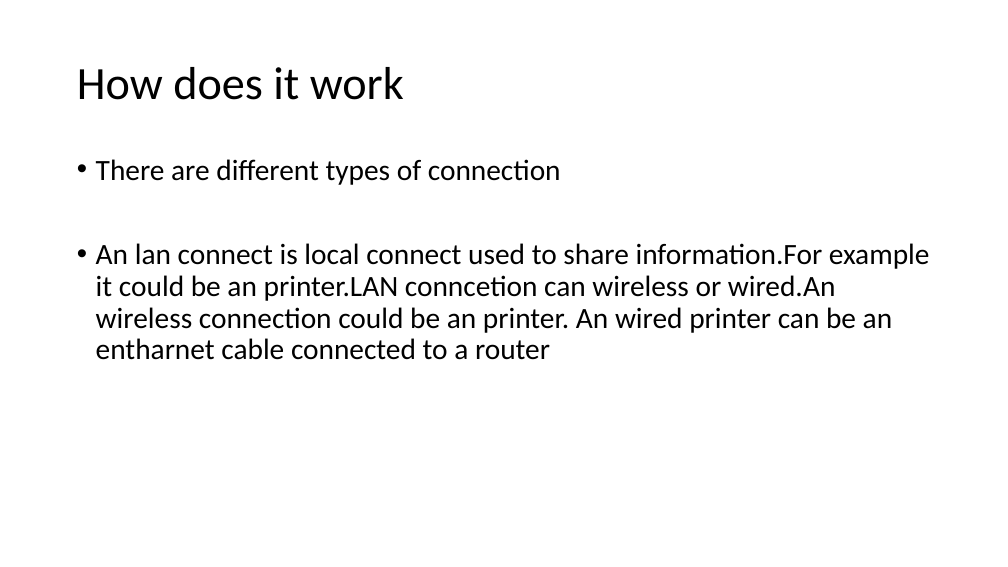
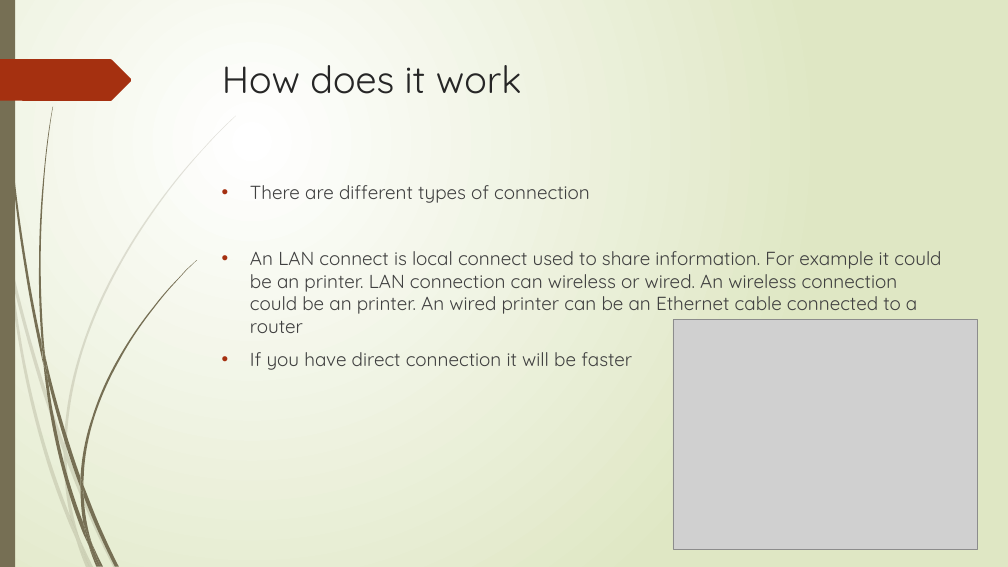
Before and after one commit to JasmanRai/school-work-new, a slide deck: slide 4 of Computer Networking.pptx. Drawn at 1008x567 pixels with LibreOffice and Linux fonts; fonts in the diff are those of the drawing; grey boxes stand for pictures. Boxes give left, top, right and bottom in pixels: in the first picture for what was removed or moved away, otherwise in the second. Text is boxed around its words. In the diff, an @@ line names an element or a change of style, - is before the commit and + after.

```diff
--- a/Computer Networking.pptx
+++ b/Computer Networking.pptx
@@ background #FFFFFF to gradient #FFFFFF to #DFE8C4 @@
@@ rectangle added at <box>0,0,15,567</box>, fill #766F54 @@
@@ freeform shape added at <box>0,59,132,101</box>, fill #A53010 @@
@@ title "How does it work": place and size @@
-title "How does it work" at <box>77,67,404,100</box>
+title "How does it work" at <box>222,65,522,94</box>
@@ title "How does it work" at <box>222,65,522,94</box>: size 44 to 36 pt, font Calibri to Quicksand, text colour #000000 to #262626; line spacing 0.9 to 1; vertical alignment middle to top @@
@@ text "There are different types of ...": place and size @@
-text "There are different types of ..." at <box>96,159,930,360</box>
+text "There are different types of ..." at <box>250,185,941,370</box>
@@ text at <box>250,185,590,203</box>: size 28 to 18 pt, font Calibri to Quicksand, text colour #000000 to #404040 in "There are different types of connection"; indent changed; line spacing 0.9 to 1 @@
@@ text at <box>250,251,941,370</box>: text changed; size 28 to 18 pt; font Calibri to Quicksand; text colour #000000 to #404040 @@
-• An lan connect is local connect used to share information.For example it could be an printer.LAN conncetion can wireless or wired.An wireless connection could be an printer. An wired printer can be an entharnet cable connected to a router
+• An LAN connect is local connect used to share information. For example it could be an printer. LAN connection can wireless or wired. An wireless connection could be an printer. An wired printer can be an Ethernet cable connected to a router
+• If you have direct connection it will be faster
@@ picture added at <box>673,320,978,549</box> @@
@@ group added at <box>0,116,236,567</box>: 10 freeform shapes @@
@@ group added at <box>2,0,197,567</box>: 12 freeform shapes @@
```
Also in this commit, not shown: 4 other slides changed, 2 slides added, 1 slide removed.
